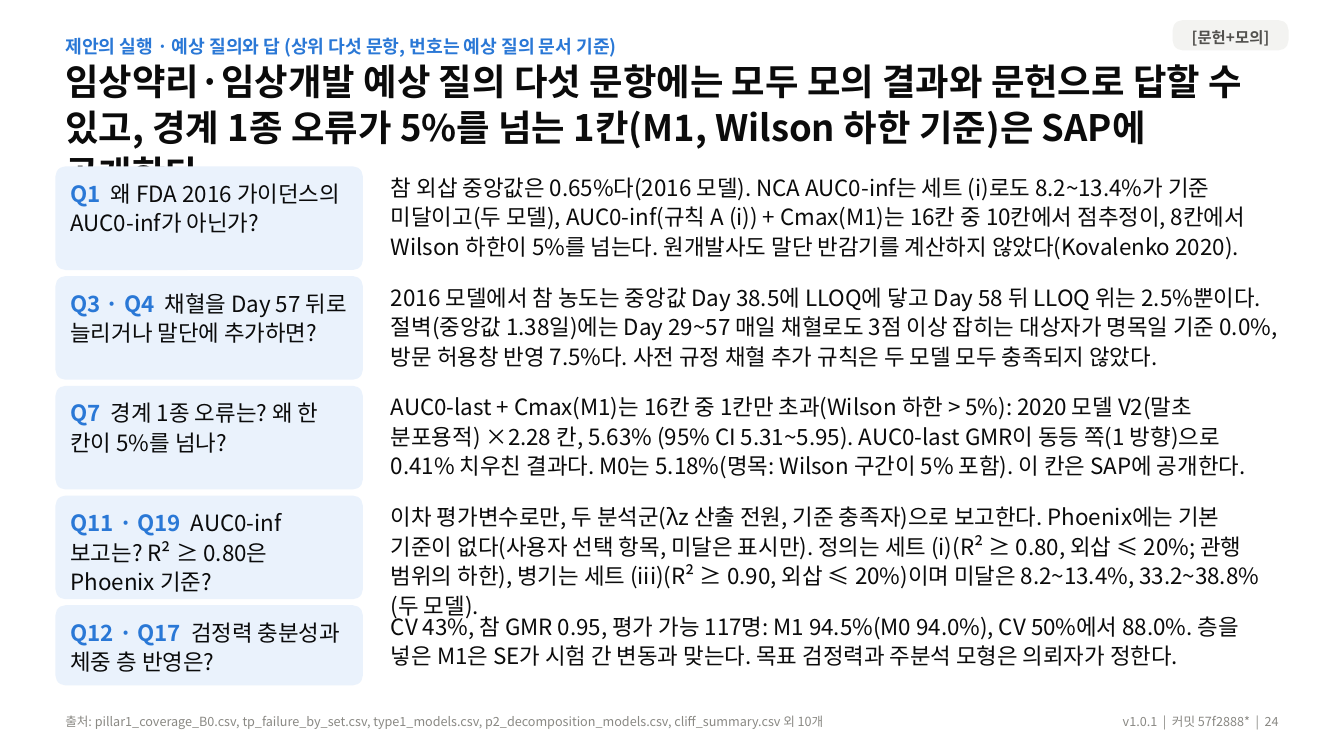
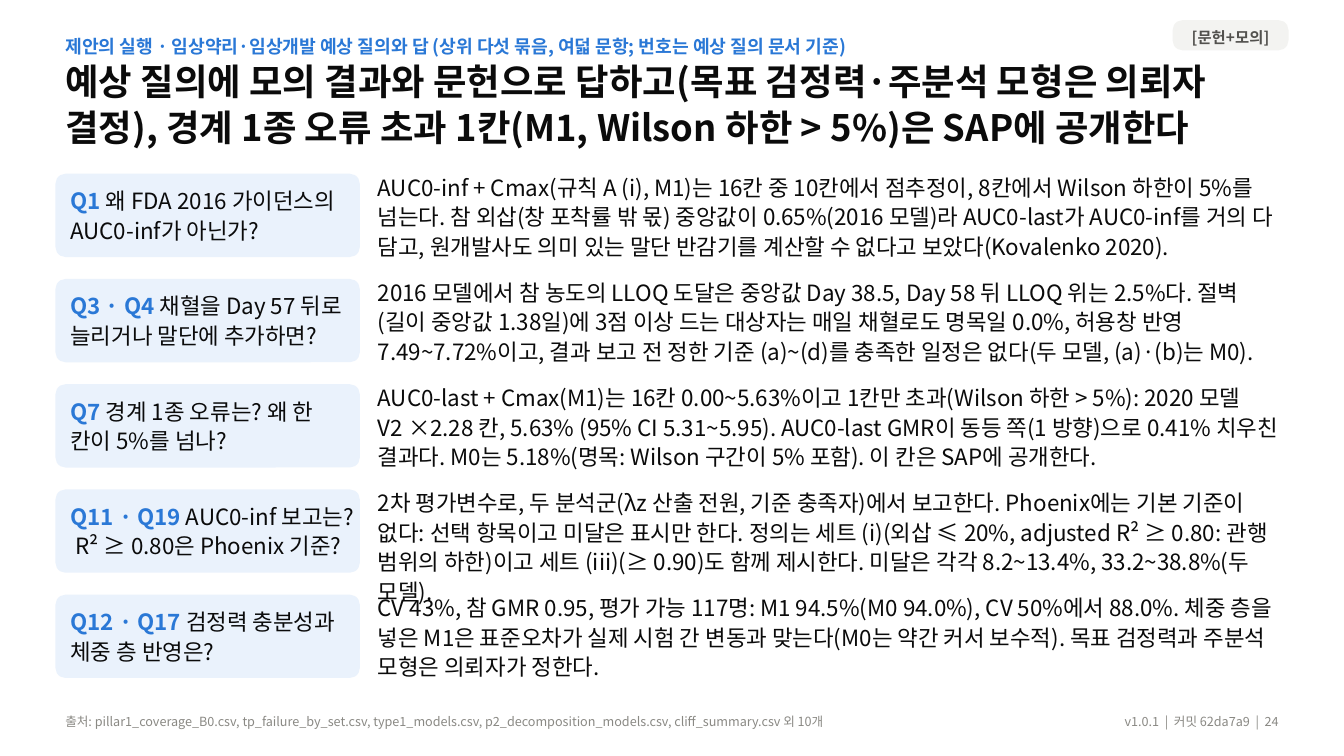
Before and after one commit to DHKQSP/dupilumab-sim, a slide deck: slide 24 of reports/deck/dupilumab_endpoint_results_v1.0.1.pptx. Drawn at 1344x756 pixels with LibreOffice and Linux fonts; fonts in the diff are those of the drawing. Boxes give left, top, right and bottom in pixels: in the first picture for what was removed or moved away, otherwise in the second. Text is boxed around its words. In the diff, an @@ line names an element or a change of style, - is before the commit and + after.

```diff
--- a/reports/deck/dupilumab_endpoint_results_v1.0.1.pptx
+++ b/reports/deck/dupilumab_endpoint_results_v1.0.1.pptx
@@ text at [65,37,846,57]: text changed @@
-제안의 실행 · 예상 질의와 답 (상위 다섯 문항, 번호는 예상 질의 문서 기준)
+제안의 실행 · 임상약리·임상개발 예상 질의와 답 (상위 다섯 묶음, 여덟 문항; 번호는 예상 질의 문서 기준)
@@ text at [65,64,1206,149]: text changed @@
-임상약리·임상개발 예상 질의 다섯 문항에는 모두 모의 결과와 문헌으로 답할 수 있고, 경계 1종 오류가 5%를 넘는 1칸(M1, Wilson 하한 기준)은 SAP에 공개한다
+예상 질의에 모의 결과와 문헌으로 답하고(목표 검정력·주분석 모형은 의뢰자 결정), 경계 1종 오류 초과 1칸(M1, Wilson 하한 > 5%)은 SAP에 공개한다
@@ rounded rectangle "Q1 왜 FDA 2016 가이던스의 ...": place and size @@
-rounded rectangle "Q1 왜 FDA 2016 가이던스의 ..." at [55,166,363,270]
+rounded rectangle "Q1 왜 FDA 2016 가이던스의 ..." at [55,173,360,257]
@@ text at [378,177,1273,260]: text changed @@
-참 외삽 중앙값은 0.65%다(2016 모델). NCA AUC0‑inf는 세트 (i)로도 8.2~13.4%가 기준 미달이고(두 모델), AUC0‑inf(규칙 A (i)) + Cmax(M1)는 16칸 중 10칸에서 점추정이, 8칸에서 Wilson 하한이 5%를 넘는다. 원개발사도 말단 반감기를 계산하지 않았다(Kovalenko 2020).
+AUC0‑inf + Cmax(규칙 A (i), M1)는 16칸 중 10칸에서 점추정이, 8칸에서 Wilson 하한이 5%를 넘는다. 참 외삽(창 포착률 밖 몫) 중앙값이 0.65%(2016 모델)라 AUC0‑last가 AUC0‑inf를 거의 다 담고, 원개발사도 의미 있는 말단 반감기를 계산할 수 없다고 보았다(Kovalenko 2020).
@@ rounded rectangle "Q3 · Q4 채혈을 Day ...": place and size @@
-rounded rectangle "Q3 · Q4 채혈을 Day ..." at [55,276,363,380]
+rounded rectangle "Q3 · Q4 채혈을 Day ..." at [55,279,360,363]
@@ text at [378,282,1253,365]: text changed @@
-2016 모델에서 참 농도는 중앙값 Day 38.5에 LLOQ에 닿고 Day 58 뒤 LLOQ 위는 2.5%뿐이다. 절벽(중앙값 1.38일)에는 Day 29~57 매일 채혈로도 3점 이상 잡히는 대상자가 명목일 기준 0.0%, 방문 허용창 반영 7.5%다. 사전 규정 채혈 추가 규칙은 두 모델 모두 충족되지 않았다.
+2016 모델에서 참 농도의 LLOQ 도달은 중앙값 Day 38.5, Day 58 뒤 LLOQ 위는 2.5%다. 절벽(길이 중앙값 1.38일)에 3점 이상 드는 대상자는 매일 채혈로도 명목일 0.0%, 허용창 반영 7.49~7.72%이고, 결과 보고 전 정한 기준 (a)~(d)를 충족한 일정은 없다(두 모델, (a)·(b)는 M0).
@@ rounded rectangle "Q7 경계 1종 오류는? 왜 ...": place and size @@
-rounded rectangle "Q7 경계 1종 오류는? 왜 ..." at [55,386,363,490]
+rounded rectangle "Q7 경계 1종 오류는? 왜 ..." at [55,384,360,468]
@@ text at [378,387,1278,470]: text changed @@
-AUC0‑last + Cmax(M1)는 16칸 중 1칸만 초과(Wilson 하한 > 5%): 2020 모델 V2(말초 분포용적) ×2.28 칸, 5.63% (95% CI 5.31~5.95). AUC0‑last GMR이 동등 쪽(1 방향)으로 0.41% 치우친 결과다. M0는 5.18%(명목: Wilson 구간이 5% 포함). 이 칸은 SAP에 공개한다.
+AUC0‑last + Cmax(M1)는 16칸 0.00~5.63%이고 1칸만 초과(Wilson 하한 > 5%): 2020 모델 V2 ×2.28 칸, 5.63% (95% CI 5.31~5.95). AUC0‑last GMR이 동등 쪽(1 방향)으로 0.41% 치우친 결과다. M0는 5.18%(명목: Wilson 구간이 5% 포함). 이 칸은 SAP에 공개한다.
@@ proportions changed in 5 elements at [55,595,360,679], [55,173,360,257], [55,279,360,363], [55,384,360,468], [55,490,360,574] @@
@@ rounded rectangle "Q11 · Q19 AUC0‑inf 보고는? ...": place and size @@
-rounded rectangle "Q11 · Q19 AUC0‑inf 보고는? ..." at [55,496,363,600]
+rounded rectangle "Q11 · Q19 AUC0‑inf 보고는? ..." at [55,490,360,574]
@@ text at [378,492,1268,575]: text changed @@
-이차 평가변수로만, 두 분석군(λz 산출 전원, 기준 충족자)으로 보고한다. Phoenix에는 기본 기준이 없다(사용자 선택 항목, 미달은 표시만). 정의는 세트 (i)(R² ≥ 0.80, 외삽 ≤ 20%; 관행 범위의 하한), 병기는 세트 (iii)(R² ≥ 0.90, 외삽 ≤ 20%)이며 미달은 8.2~13.4%, 33.2~38.8%(두 모델).
+2차 평가변수로, 두 분석군(λz 산출 전원, 기준 충족자)에서 보고한다. Phoenix에는 기본 기준이 없다: 선택 항목이고 미달은 표시만 한다. 정의는 세트 (i)(외삽 ≤ 20%, adjusted R² ≥ 0.80: 관행 범위의 하한)이고 세트 (iii)(≥ 0.90)도 함께 제시한다. 미달은 각각 8.2~13.4%, 33.2~38.8%(두 모델).
@@ rounded rectangle "Q12 · Q17 검정력 충분성과 ...": place and size @@
-rounded rectangle "Q12 · Q17 검정력 충분성과 ..." at [55,605,363,686]
+rounded rectangle "Q12 · Q17 검정력 충분성과 ..." at [55,595,360,679]
@@ text at [378,594,1272,677]: text changed @@
-CV 43%, 참 GMR 0.95, 평가 가능 117명: M1 94.5%(M0 94.0%), CV 50%에서 88.0%. 층을 넣은 M1은 SE가 시험 간 변동과 맞는다. 목표 검정력과 주분석 모형은 의뢰자가 정한다.
+CV 43%, 참 GMR 0.95, 평가 가능 117명: M1 94.5%(M0 94.0%), CV 50%에서 88.0%. 체중 층을 넣은 M1은 표준오차가 실제 시험 간 변동과 맞는다(M0는 약간 커서 보수적). 목표 검정력과 주분석 모형은 의뢰자가 정한다.
@@ text at [1125,715,1279,727]: text changed @@
-v1.0.1 | 커밋 57f2888* | 24
+v1.0.1 | 커밋 62da7a9 | 24
```
Also in this commit, not shown: 31 other slides changed, 6 other files.
